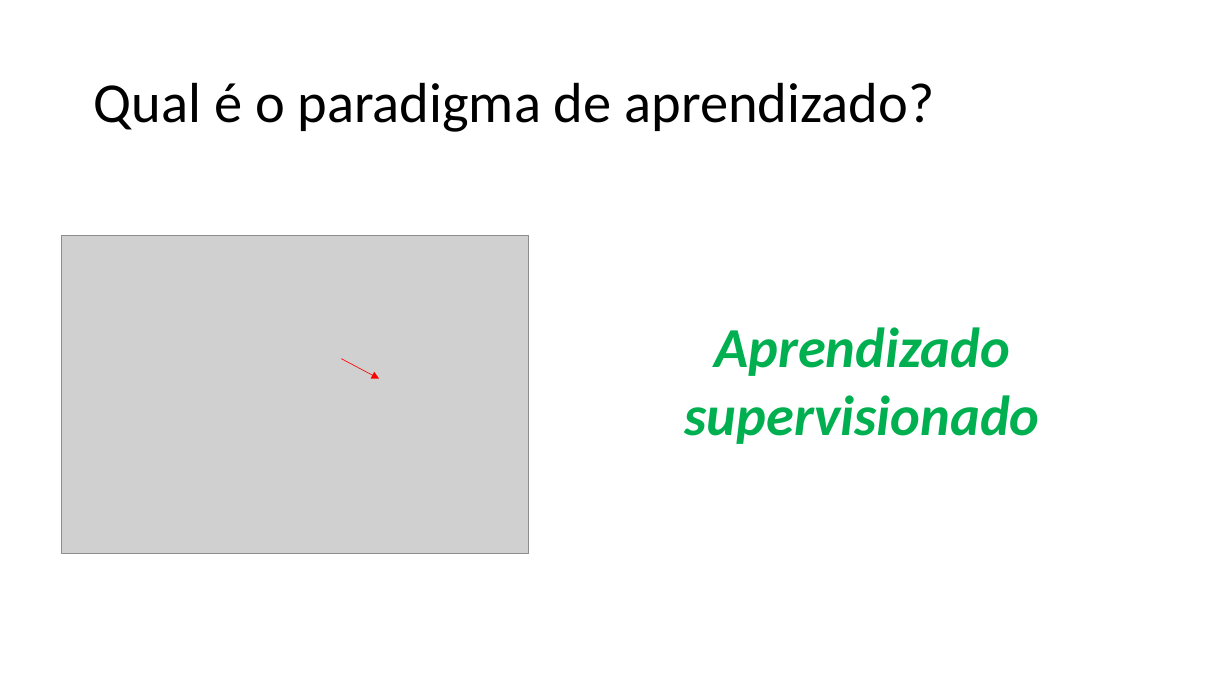
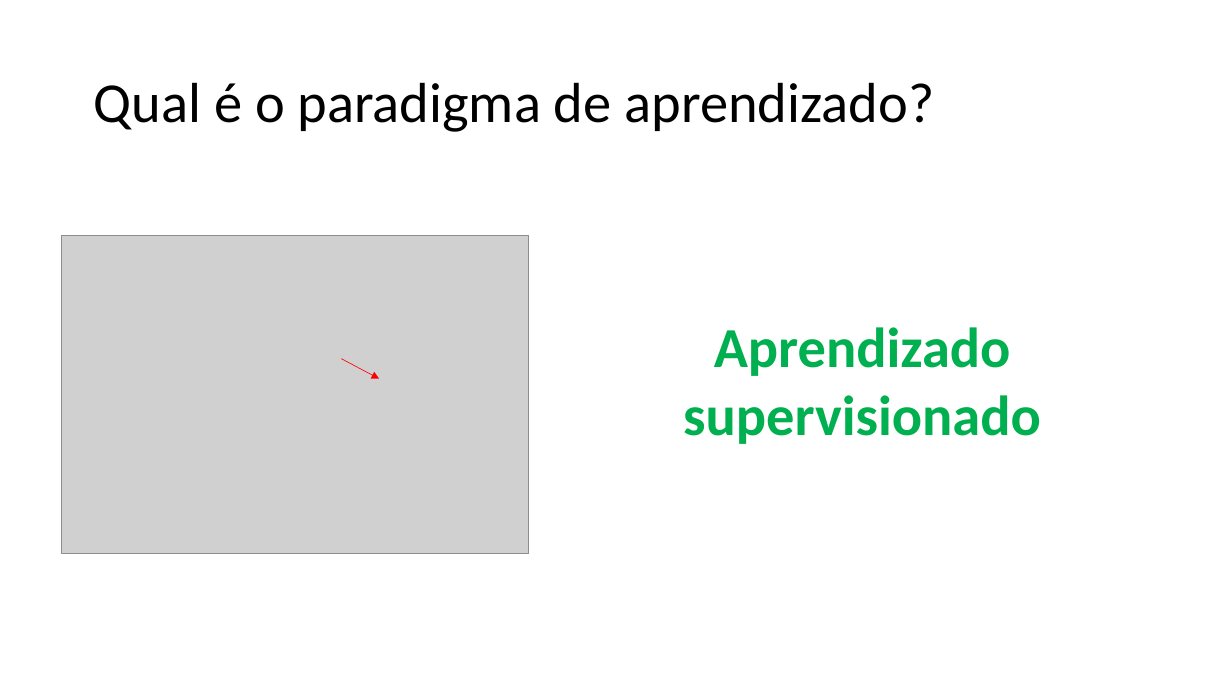
Before and after one commit to zz4fap/c24_inteligencia_artificial, a slide deck: slide 9 of slides/C24_Regressão.pptx. Drawn at 1232x693 pixels with LibreOffice and Linux fonts; fonts in the diff are those of the drawing; grey boxes stand for pictures. Boxes give left, top, right and bottom in pixels: in the first picture for what was removed or moved away, otherwise in the second. Text is boxed around its words. In the diff, an @@ line names an element or a change of style, - is before the commit and + after.

```diff
--- a/slides/C24_Regressão.pptx
+++ b/slides/C24_Regressão.pptx
@@ text "Aprendizado supervisionado" at bbox=[683, 327, 1041, 444]: italic off @@
```
Also in this commit, not shown: 1 other slide changed, 1 slide added.
